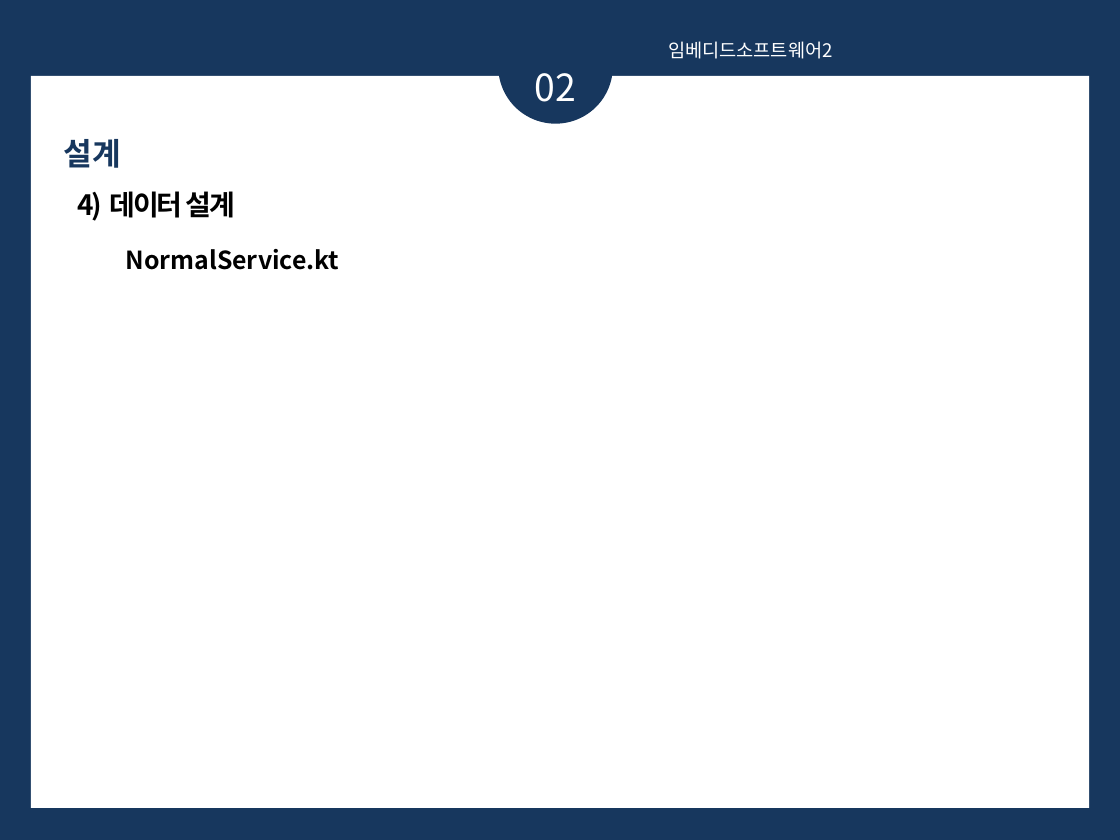
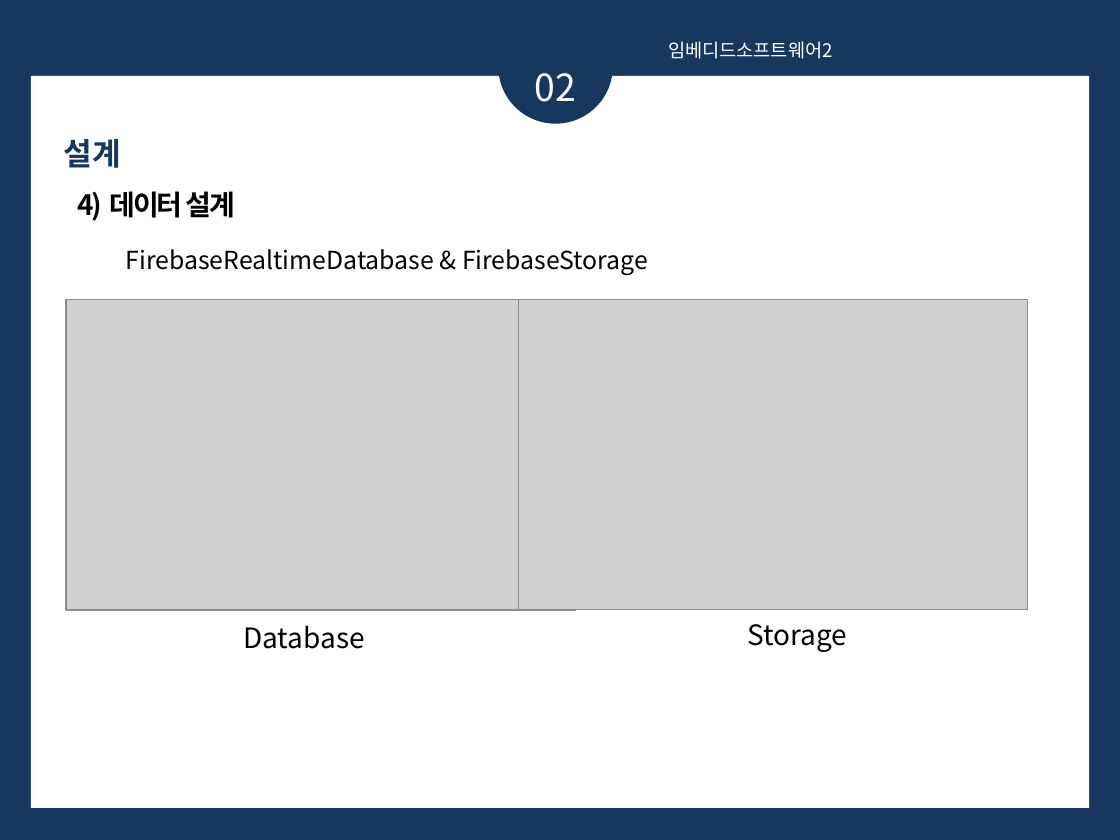
Before and after one commit to 201411108/Black-Android-app-for-eye, a slide deck: slide 12 of Document/발표PPT양식.pptx. Drawn at 1120x840 pixels with LibreOffice and Linux fonts; fonts in the diff are those of the drawing; grey boxes stand for pictures. Boxes give left, top, right and bottom in pixels: in the first picture for what was removed or moved away, otherwise in the second. Text is boxed around its words. In the diff, an @@ line names an element or a change of style, - is before the commit and + after.

```diff
--- a/Document/발표PPT양식.pptx
+++ b/Document/발표PPT양식.pptx
@@ text at (x1=126, y1=249, x2=648, y2=276): text changed; bold off @@
-NormalService.kt
+FirebaseRealtimeDatabase & FirebaseStorage
@@ picture added at (x1=66, y1=299, x2=576, y2=609) @@
@@ picture added at (x1=519, y1=299, x2=1028, y2=609) @@
@@ text added at (x1=243, y1=625, x2=364, y2=649), 18 pt, text #000000 @@
+Database
@@ text added at (x1=747, y1=624, x2=847, y2=652), 18 pt, text #000000 @@
+Storage
```
Also in this commit, not shown: 5 other slides changed, 3 slides added, 1 slide removed.
